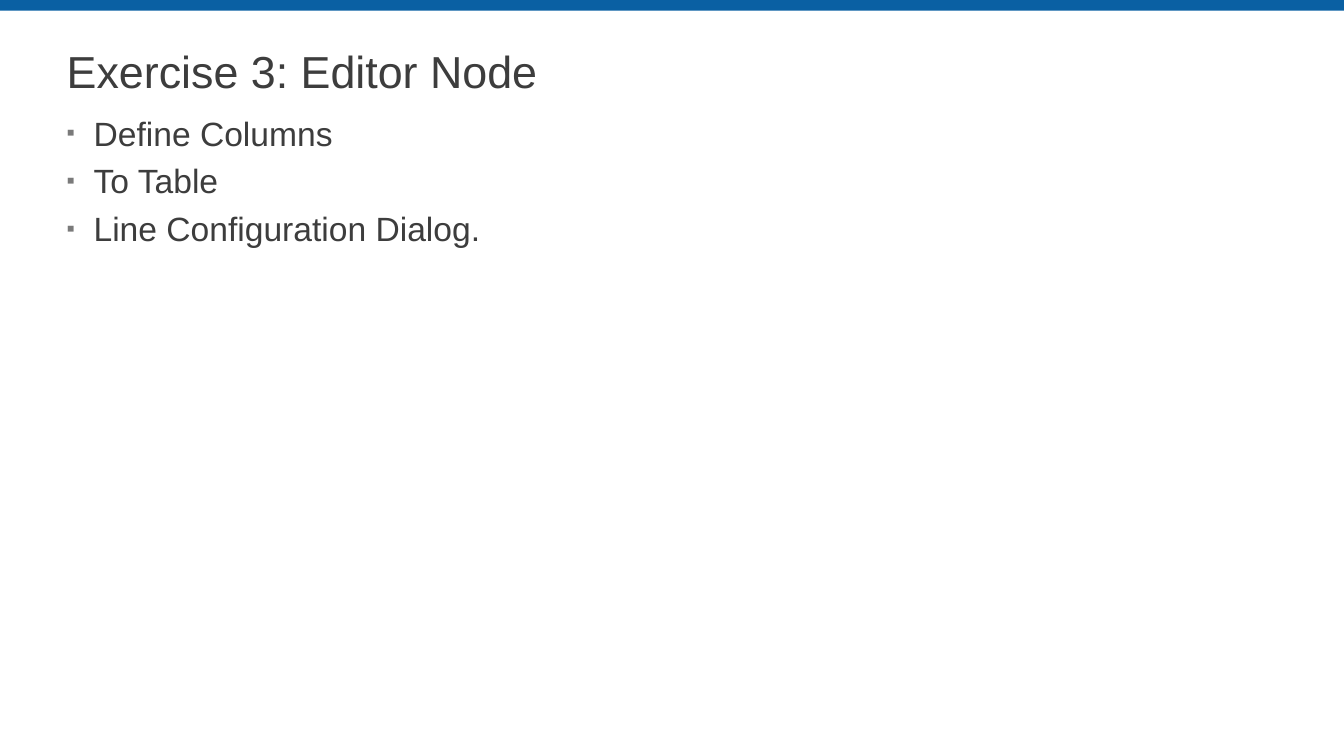
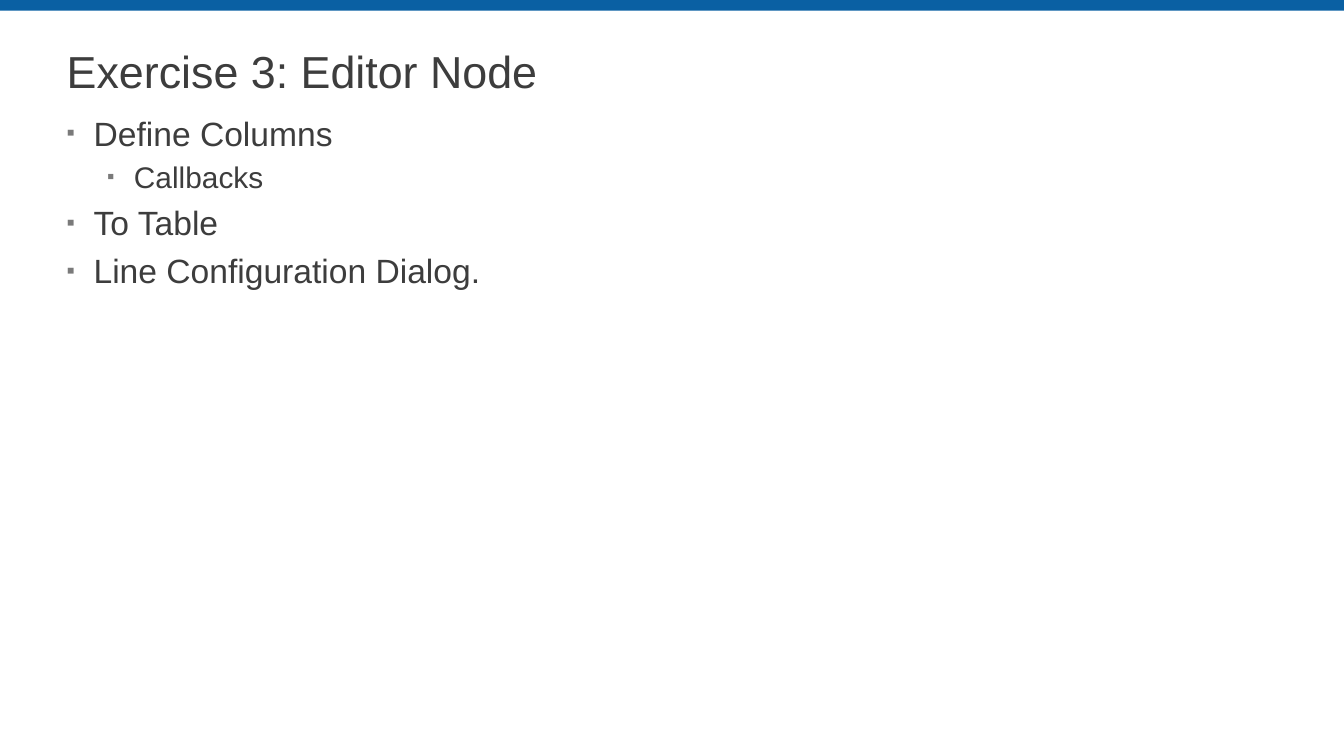
Before and after one commit to LabVIEW-DCAF/Documentation, a slide deck: slide 25 of Trunk/Getting Started Material/DCAF Training/7 Dynamic Modules.pptx (slide 23 before the commit). Drawn at 1344x756 pixels with LibreOffice and Linux fonts; fonts in the diff are those of the drawing; background and template pictures are left out. Boxes give left, top, right and bottom in pixels: in the first picture for what was removed or moved away, otherwise in the second. Text is boxed around its words. In the diff, an @@ line names an element or a change of style, - is before the commit and + after.

```diff
--- a/Trunk/Getting Started Material/DCAF Training/7 Dynamic Modules.pptx
+++ b/Trunk/Getting Started Material/DCAF Training/7 Dynamic Modules.pptx
@@ text at <box>134,166,263,189</box>: paragraph added @@
+  ▪ Callbacks
```
Also in this commit, not shown: 1 other slide changed, 2 slides added.
